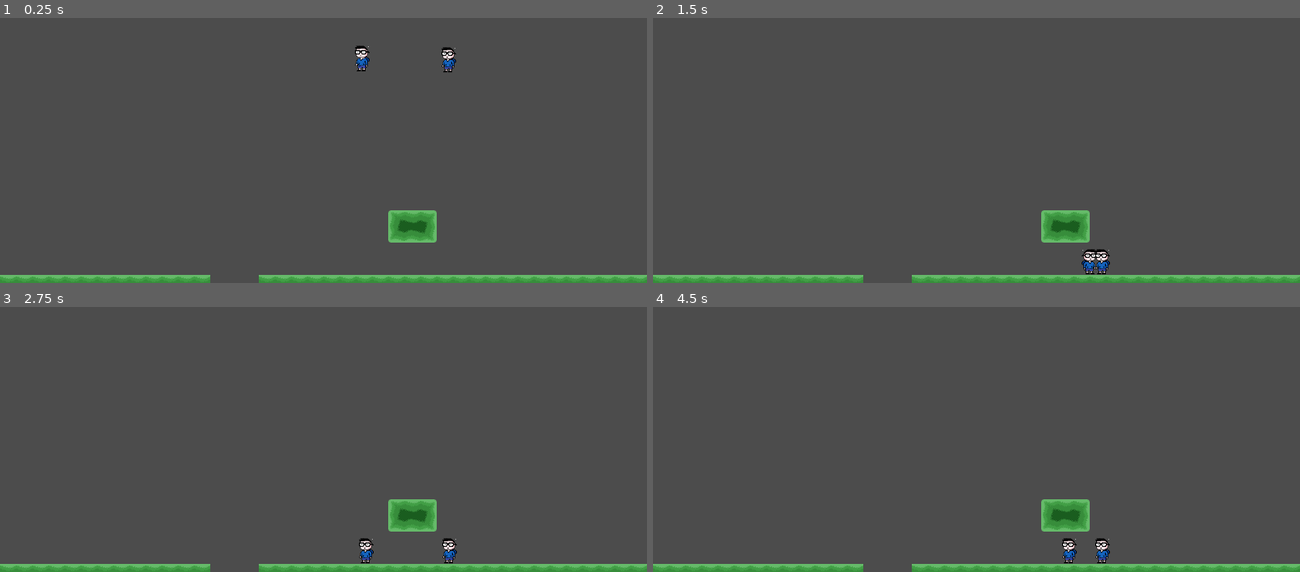
Above: before the commit, frames 1-4 (two rows, left to right).
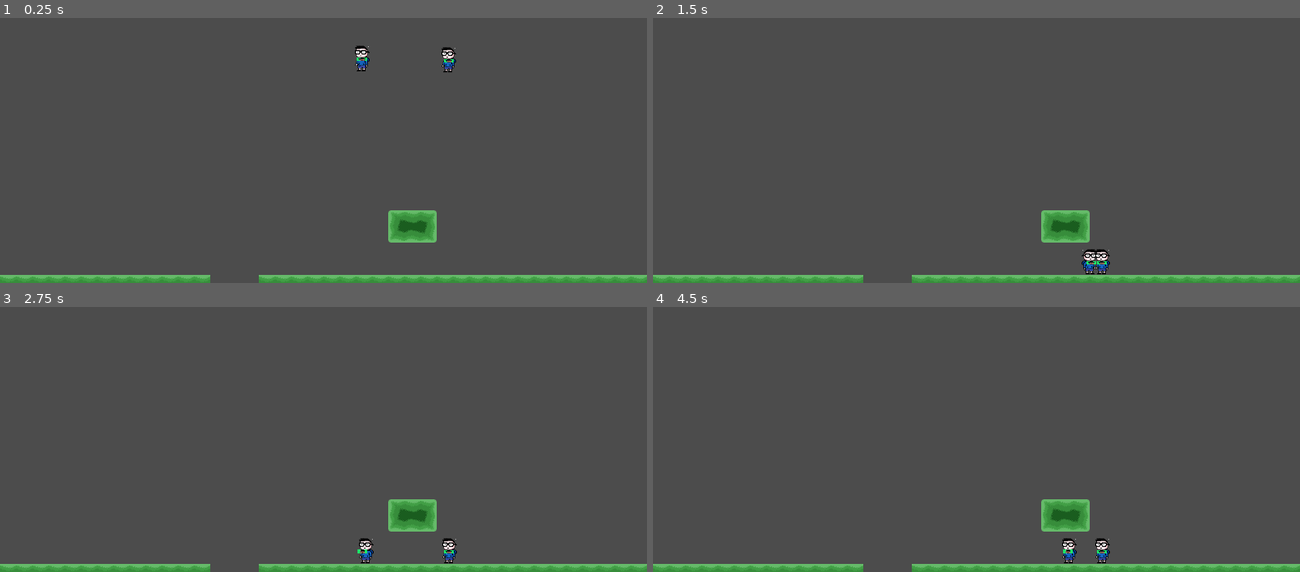
Above: after the commit, the same moments.

Repository: Gamedev-do-Hiroshi/gamedevdohiroshi
Game: Godot game, scene res://Luta.tscn
Two runs of this game, one before a commit and one after it. Both use one fixed random seed, a clock stepped at 60 frames per second and the inputs below.
Inputs:
- Up to frame 1 (0.25 s): no input
- Up to frame 2 (1.5 s): tap Enter at 0.5, 1.35 s; hold Enter 0.53-1.28 s; hold Right (ui_right) from 0.53 s (still down); tap Up (ui_up) at 0.77 s
- Up to frame 3 (2.75 s): tap Up (ui_up) at 1.52 s; tap Space at 2 s; release Right (ui_right) at 2.03 s; hold Left (ui_left) from 2.03 s (still down); hold Enter from 2.03 s (still down)
- Up to frame 4 (4.5 s): release Left (ui_left) at 2.78 s; release Enter at 2.78 s; hold Right (ui_right) 2.78-4.28 s; tap Enter at 2.85, 4.35 s; tap Up (ui_up) at 3.02, 3.77 s; hold Enter 3.53-4.28 s; hold Left (ui_left) from 4.28 s (still down)

The runs differ from the first frame. In frame 1, less than 0.1% of the frame differs, in the area x 55-71%, y 14-17%; in frame 2, less than 0.1%; in frame 3, less than 0.1%, in the area x 55-71%, y 91-93%; in frame 4, less than 0.1%.

Commit message:
Soco feito

Diff:
--- a/Game/Player.gd
+++ b/Game/Player.gd
@@ -7,6 +7,24 @@
 const GRAVITY = 24
 const JUMP_HEIGHT = -600
 var motion = Vector2()
+var sentido = -1
+
+const VEL_SOCO = 100
+const TEMPO_SOCO = 0.2
+var soco = 0
+var tempo_soco = 0.0
+var vel_soco = 0.0
+var teste
+
+func _ready():
+
+#	if player == 1:
+#		$Animacao.animation = "Player 1"
+#	elif player == 2:
+#		$Animacao.animation = "Player 2"
+	soco = 0
+	sentido = -1
+
 
 func _physics_process(delta):
 	motion.y += GRAVITY
@@ -15,10 +33,12 @@
 
 		if Input.is_action_pressed("ui_right"):
 			motion.x = SPEED
+			sentido = 1
 			$Sprite.flip_h = true
 			#$Sprite.play("Run")
 		elif Input.is_action_pressed("ui_left"):
 			motion.x = -SPEED
+			sentido = -1
 			$Sprite.flip_h = false
 			#$Sprite.play("Run")
 		else:
@@ -31,18 +51,23 @@
 		#else:
 			#$Sprite.play("Jump")
 
+		if Input.is_key_pressed(KEY_ENTER):
+			punch()
+
+
 		motion = move_and_slide(motion, UP)
 		pass
 
 	elif player == 2:
 
 		if Input.is_key_pressed(KEY_D):
-			print("OK")
 			motion.x = SPEED
+			sentido = 1
 			$Sprite.flip_h = true
 			#$Sprite.play("Run")
 		elif Input.is_key_pressed(KEY_A):
 			motion.x = -SPEED
+			sentido = -1
 			$Sprite.flip_h = false
 			#$Sprite.play("Run")
 		else:
@@ -56,9 +81,50 @@
 			#$Sprite.play("Jump")
 
 		motion = move_and_slide(motion, UP)
-		pass
-
-
+
+	if soco != 0:
+		tempo_soco += delta
+
+	if soco == 1 and tempo_soco >= TEMPO_SOCO/2:
+		soco = 2
+		vel_soco = - vel_soco
+	elif soco == 2 and tempo_soco >= TEMPO_SOCO:
+		soco = 0
+		vel_soco = 0;
+		$Mao.position.x = 0
+		tempo_soco = 0
+
+	if soco == 1:
+		$Mao.position = sign(vel_soco) * sentido * $Mao.position
+		vel_soco = sentido * VEL_SOCO
+
+	elif soco == 2:
+		$Mao.position = - sign(vel_soco) * sentido * $Mao.position
+		vel_soco = - sentido * VEL_SOCO
+
+	if soco != 0:
+		$Mao.position = $Mao.position + Vector2(vel_soco*delta, 0)
+		#$Mao.position = Vector2(10,10)
+	#$Mao/Sprite.position = $Mao/Colisao.position
+
+	#print(soco)
+	print($Mao.position)
+	print(tempo_soco)
+	print(vel_soco)
+
+	pass
+
+func punch():
+	if soco == 0:
+		soco = 1
+		tempo_soco = 0.0
+		vel_soco = sentido * VEL_SOCO
+		#print(soco)
+		#print(teste)
+		print("SOCO")
+
+
+#func _process()
 #export var player = 1
 #var x
 #var y
@@ -75,7 +141,6 @@
 #		$Animacao.animation = "Player 1"
 #	elif player == 2:
 #		$Animacao.animation = "Player 2"
-#	pass
 
 #	self.mode = MODE_CHARACTER
 
--- a/Game/Player.tscn
+++ b/Game/Player.tscn
@@ -1,10 +1,14 @@
-[gd_scene load_steps=4 format=2]
+[gd_scene load_steps=6 format=2]
 
 [ext_resource path="res://Player.gd" type="Script" id=1]
 [ext_resource path="res://hiroshiIdle0.png" type="Texture" id=2]
+[ext_resource path="res://hiroshio.png" type="Texture" id=3]
+
+[sub_resource type="RectangleShape2D" id=1]
+extents = Vector2( 12.0251, 24.693 )
 
 [sub_resource type="RectangleShape2D" id=2]
-extents = Vector2( 12.0251, 24.693 )
+extents = Vector2( 10, 3.53411 )
 
 [node name="Player" type="KinematicBody2D" groups=[
 "player",
@@ -16,4 +20,16 @@
 texture = ExtResource( 2 )
 
 [node name="CollisionShape2D" type="CollisionShape2D" parent="."]
+shape = SubResource( 1 )
+
+[node name="Mao" type="Area2D" parent="."]
+collision_layer = 0
+collision_mask = 0
+
+[node name="Colisao" type="CollisionShape2D" parent="Mao"]
 shape = SubResource( 2 )
+
+[node name="Sprite" type="Sprite" parent="Mao"]
+position = Vector2( -0.0384715, 3.57628e-07 )
+scale = Vector2( 0.0132317, 0.00435738 )
+texture = ExtResource( 3 )
--- /dev/null
+++ b/Game/gramaTileSet2.tscn
@@ -0,0 +1,13 @@
+[gd_scene load_steps=2 format=2]
+
+[ext_resource path="res://plataformas/plataforma2.png" type="Texture" id=1]
+
+[node name="gramaTileSet" type="Node"]
+
+[node name="Sprite2" type="Sprite" parent="."]
+position = Vector2( 20, -2.72848e-12 )
+scale = Vector2( 0.3125, 0.3125 )
+texture = ExtResource( 1 )
+centered = false
+region_enabled = true
+region_rect = Rect2( 32, 0, 32, 32 )
--- a/Game/project.godot
+++ b/Game/project.godot
@@ -31,6 +31,7 @@
 
 2d_physics/layer_1="Player"
 2d_physics/layer_2="Plataforma"
+2d_physics/layer_6="Mao"
 
 [rendering]
 
--- /dev/null
+++ b/Game/tres1.tres
@@ -0,0 +1,24 @@
+[gd_resource type="TileSet" load_steps=3 format=2]
+
+[ext_resource path="res://plataformas/plataforma2.png" type="Texture" id=1]
+
+[sub_resource type="RectangleShape2D" id=1]
+extents = Vector2( 16, 16 )
+
+[resource]
+0/name = "Sprite2"
+0/texture = ExtResource( 1 )
+0/tex_offset = Vector2( 0, 0 )
+0/modulate = Color( 1, 1, 1, 1 )
+0/region = Rect2( 32, 0, 32, 32 )
+0/tile_mode = 0
+0/occluder_offset = Vector2( 0, 0 )
+0/navigation_offset = Vector2( 0, 0 )
+0/shapes = [ {
+"autotile_coord": Vector2( 0, 0 ),
+"one_way": false,
+"one_way_margin": 1.0,
+"shape": SubResource( 1 ),
+"shape_transform": Transform2D( 1, 0, 0, 1, 14.8811, 16 )
+} ]
+0/z_index = 0
